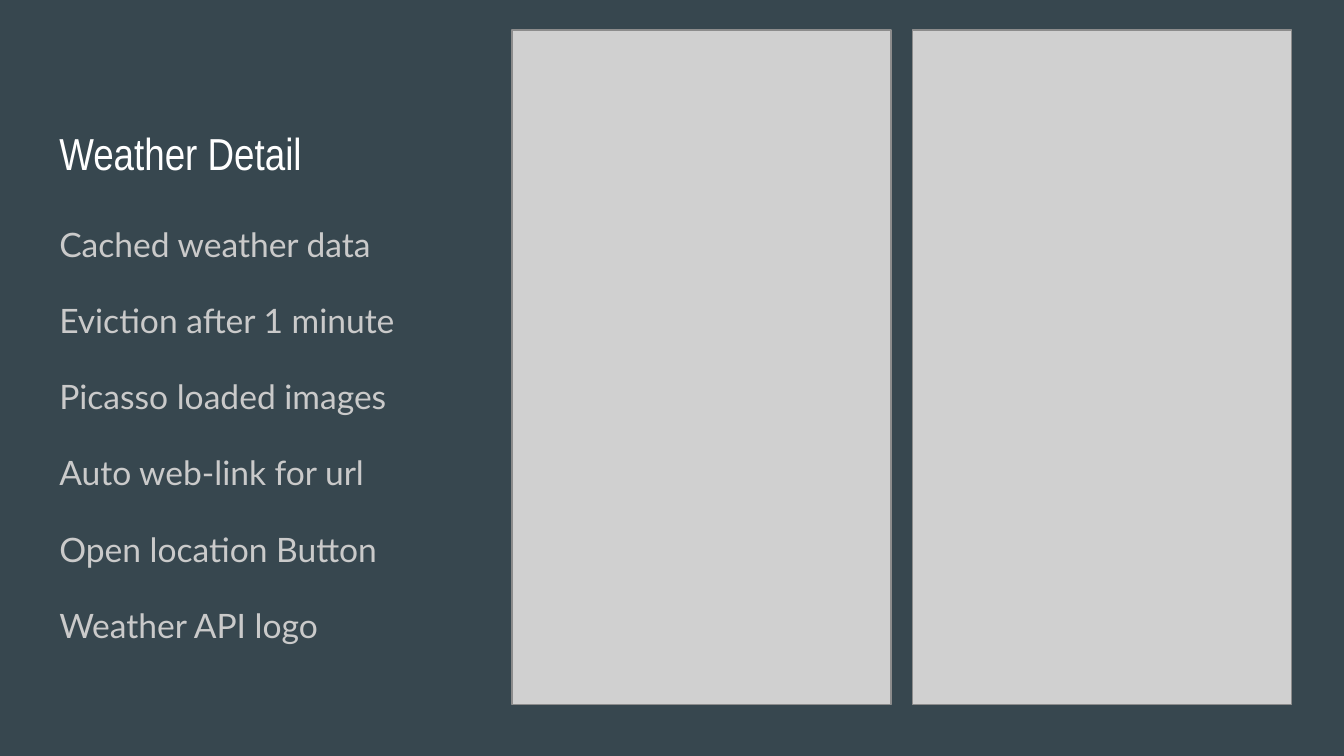
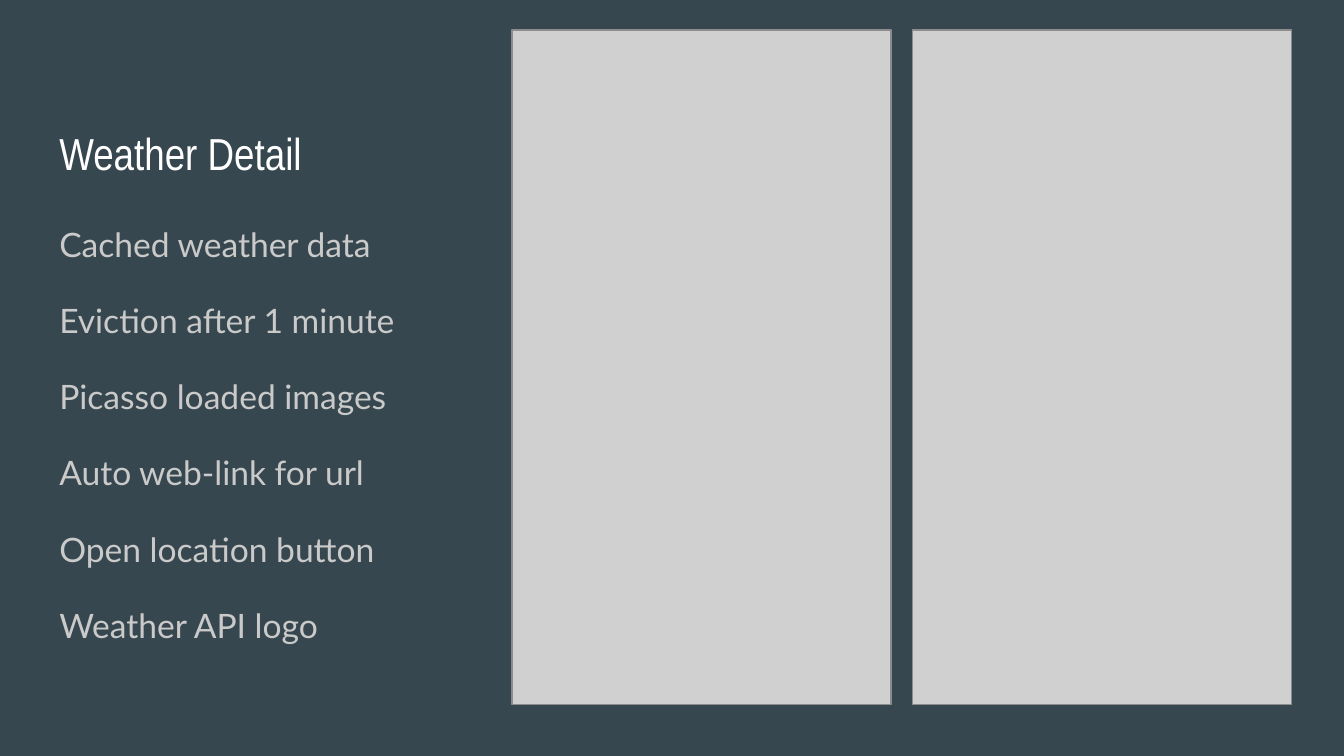
Before and after one commit to laurenyew/WeatherApp, a slide deck: slide 4 of Phunware_Weather_App_Presentation.pptx. Drawn at 1344x756 pixels with LibreOffice and Linux fonts; fonts in the diff are those of the drawing; grey boxes stand for pictures. Boxes give left, top, right and bottom in pixels: in the first picture for what was removed or moved away, otherwise in the second. Text is boxed around its words. In the diff, an @@ line names an element or a change of style, - is before the commit and + after.

```diff
--- a/Phunware_Weather_App_Presentation.pptx
+++ b/Phunware_Weather_App_Presentation.pptx
@@ text at <box>59,537,374,568</box>: text changed @@
-Open location Button
+Open location button
```
Also in this commit, not shown: 3 other slides changed.
